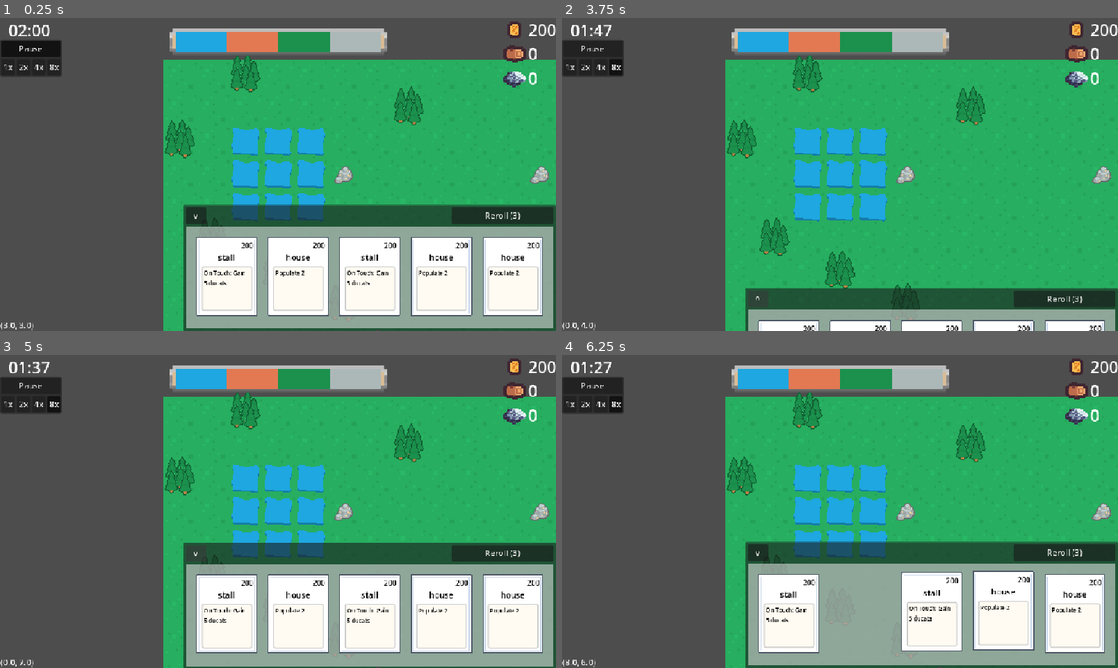
Above: before the commit, frames 1-4 (two rows, left to right).
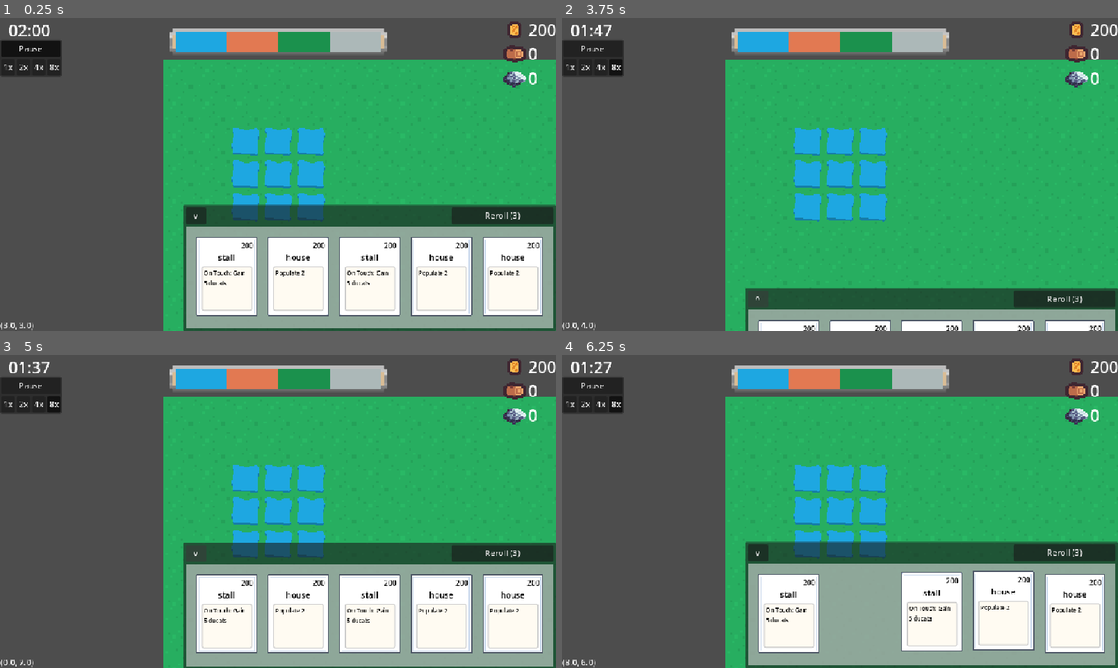
Above: after the commit, the same moments.

Repository: KieranGliver/first-to-bleed
Game: Godot game, scene res://scenes/gm.tscn
Same seed, same stepped clock (60 frames per second), same inputs: the game is played once before the commit and once after it. This scene is started directly instead of the project's main scene.
Inputs (mouse positions are in pixels of both pictures, inside the frame that each line leads up to):
- Up to frame 1 (0.25 s): no input
- Up to frame 2 (3.75 s): click "1x" at 0.5 s; click "2x" at 1.25 s; click "4x" at 2 s; click "8x" at 2.75 s; click "v" at 3.5 s
- Up to frame 3 (5 s): click "^" at 4.25 s
- Up to frame 4 (6.25 s): drag from (789, 614) to (928, 614) at 5.02 s; drag from (862, 611) to (1001, 611) at 5.77 s

The runs differ from the first frame. In frame 1, 1.5% of the frame differs, in the area x 29-99%, y 12-100%; in frame 2, 2.5%, in the area x 29-99%, y 12-97%; in frame 3, 1.5%; in frame 4, 1.5%.
Error before the commit: Attempt to call function 'list_dir_begin' in base 'null instance' on a null instance. (res://Scripts/Autoload/file_explorer.gd:8)
Error after the commit: Attempt to call function 'list_dir_begin' in base 'null instance' on a null instance. (res://Scripts/Autoload/file_explorer.gd:7)

Commit message:
Fixed export

Diff:
--- a/scenes/buildings/building.tscn
+++ b/scenes/buildings/building.tscn
@@ -19,7 +19,7 @@
 
 [node name="ProjectileSpawner" type="Node2D" parent="."]
 script = ExtResource("4_g8imh")
-folder_path = "res://Scenes/projectiles"
+folder_path = "res://Scenes/Projectiles/"
 
 [node name="OvergrowthTimer" type="Node" parent="."]
 script = ExtResource("3_gp7k3")
--- /dev/null
+++ b/scenes/buildings/pea_shooter.tscn
@@ -0,0 +1,10 @@
+[gd_scene load_steps=3 format=3 uid="uid://cr4pkult0amma"]
+
+[ext_resource type="PackedScene" uid="uid://c70cekbjxeabg" path="res://Scenes/Buildings/building.tscn" id="1_dwvwn"]
+[ext_resource type="Script" uid="uid://icws5jyplgk3" path="res://Scripts/Buildings/pea_shooter.gd" id="2_ra5lh"]
+
+[node name="PeaShooter" instance=ExtResource("1_dwvwn")]
+script = ExtResource("2_ra5lh")
+
+[node name="Sprite2D" parent="." index="0"]
+frame = 8
--- a/scenes/gm.tscn
+++ b/scenes/gm.tscn
@@ -547,16 +547,16 @@
 
 [node name="YieldLayer" type="Node2D" parent="MapManager/Map"]
 script = ExtResource("6_24t7q")
-folder_path = "res://Scenes/yields"
+folder_path = "res://Scenes/Yields/"
 
 [node name="BuildingLayer" type="Node2D" parent="MapManager/Map"]
 position = Vector2(32, 32)
 script = ExtResource("6_24t7q")
-folder_path = "res://Scenes/buildings/"
+folder_path = "res://Scenes/Buildings/"
 
 [node name="PlebLayer" type="Node2D" parent="MapManager/Map"]
 script = ExtResource("6_24t7q")
-folder_path = "res://Scenes/plebs/"
+folder_path = "res://Scenes/Plebs/"
 
 [node name="BuildCursor" type="Sprite2D" parent="MapManager"]
 visible = false
--- a/scenes/menu.tscn
+++ b/scenes/menu.tscn
@@ -42,10 +42,6 @@
 visible = false
 layout_mode = 2
 
-[node name="Quit" type="Button" parent="CanvasLayer/MenuUI/ButtonContainer"]
-layout_mode = 2
-text = "Quit"
-
 [node name="NewGameConfirm" type="ConfirmationDialog" parent="CanvasLayer/MenuUI"]
 title = "Save Game Found!"
 initial_position = 1
@@ -58,6 +54,4 @@
 [connection signal="pressed" from="CanvasLayer/MenuUI/ButtonContainer/New Game" to="." method="_on_new_game_pressed"]
 [connection signal="mouse_entered" from="CanvasLayer/MenuUI/ButtonContainer/Load" to="." method="_on_ui_mouse_entered"]
 [connection signal="pressed" from="CanvasLayer/MenuUI/ButtonContainer/Load" to="." method="_on_load_pressed"]
-[connection signal="mouse_entered" from="CanvasLayer/MenuUI/ButtonContainer/Quit" to="." method="_on_ui_mouse_entered"]
-[connection signal="pressed" from="CanvasLayer/MenuUI/ButtonContainer/Quit" to="." method="_on_quit_pressed"]
 [connection signal="confirmed" from="CanvasLayer/MenuUI/NewGameConfirm" to="." method="_on_new_game_confirm_confirmed"]
--- a/scripts/autoload/collection_manager.gd
+++ b/scripts/autoload/collection_manager.gd
@@ -7,6 +7,8 @@
 func _ready() -> void:
 	var paths = FileExplorer.traverse_directory(folder_path, false)
 	for path in paths:
+		if path.get_extension().to_lower() == "remap":
+			path = path.trim_suffix(".remap")
 		if path.get_extension().to_lower() == "tres":
 			var res_name = path.get_file().get_basename().to_lower()
 			var res = ResourceLoader.load(path)
--- a/scripts/autoload/file_explorer.gd
+++ b/scripts/autoload/file_explorer.gd
@@ -2,14 +2,11 @@
 
 
 func traverse_directory(dir_path: String, nested: bool = true):
-
 	var dir = DirAccess.open(dir_path)
 	var ret = []
 	dir.list_dir_begin() # needs to close with list_dir_end()
 	var element_name = dir.get_next()
-
 	while element_name != "": # automatically closes when this is true
-
 		var file_path = dir_path + "/" + element_name
 
 		if dir.current_is_dir():
--- a/scripts/main.gd
+++ b/scripts/main.gd
@@ -1,5 +1,4 @@
 extends Node
-
 class_name Main
 
 @onready var scene_node: Node = $Scenes
@@ -11,6 +10,8 @@
 func _ready() -> void:
 	var paths = FileExplorer.traverse_directory(folder_path, false)
 	for path in paths:
+		if path.get_extension().to_lower() == "remap":
+			path = path.trim_suffix(".remap")
 		if path.get_extension().to_lower() == "tscn":
 			var scene_name = path.get_file().get_basename().to_lower()
 			var packed_scene = ResourceLoader.load(path)
--- a/scripts/menu.gd
+++ b/scripts/menu.gd
@@ -28,11 +28,6 @@
 	main.switch_scene('gm')
 
 
-func _on_quit_pressed() -> void:
-	_on_button_press()
-	get_tree().quit()
-
-
 func start_new_game():
 	SessionManager.session = {
 		"day": 0,
--- a/scripts/spawner.gd
+++ b/scripts/spawner.gd
@@ -8,8 +8,11 @@
 var scenes: Dictionary = {}
 
 func _ready() -> void:
+	print(folder_path)
 	var paths = FileExplorer.traverse_directory(folder_path)
 	for path in paths:
+		if path.get_extension().to_lower() == "remap":
+			path = path.trim_suffix(".remap")
 		if path.get_extension().to_lower() == "tscn":
 			var scene_name = path.get_file().get_basename().to_lower()
 			var packed_scene = ResourceLoader.load(path)
Not shown, added: export_presets.cfg
Not shown, changed: .gitignore
Not shown, added: Export.zip
